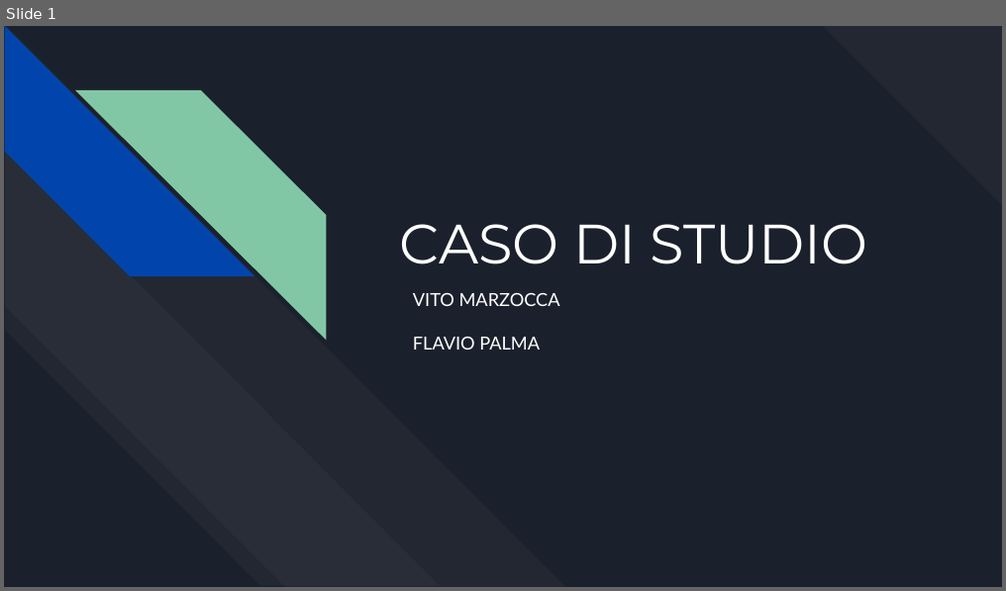
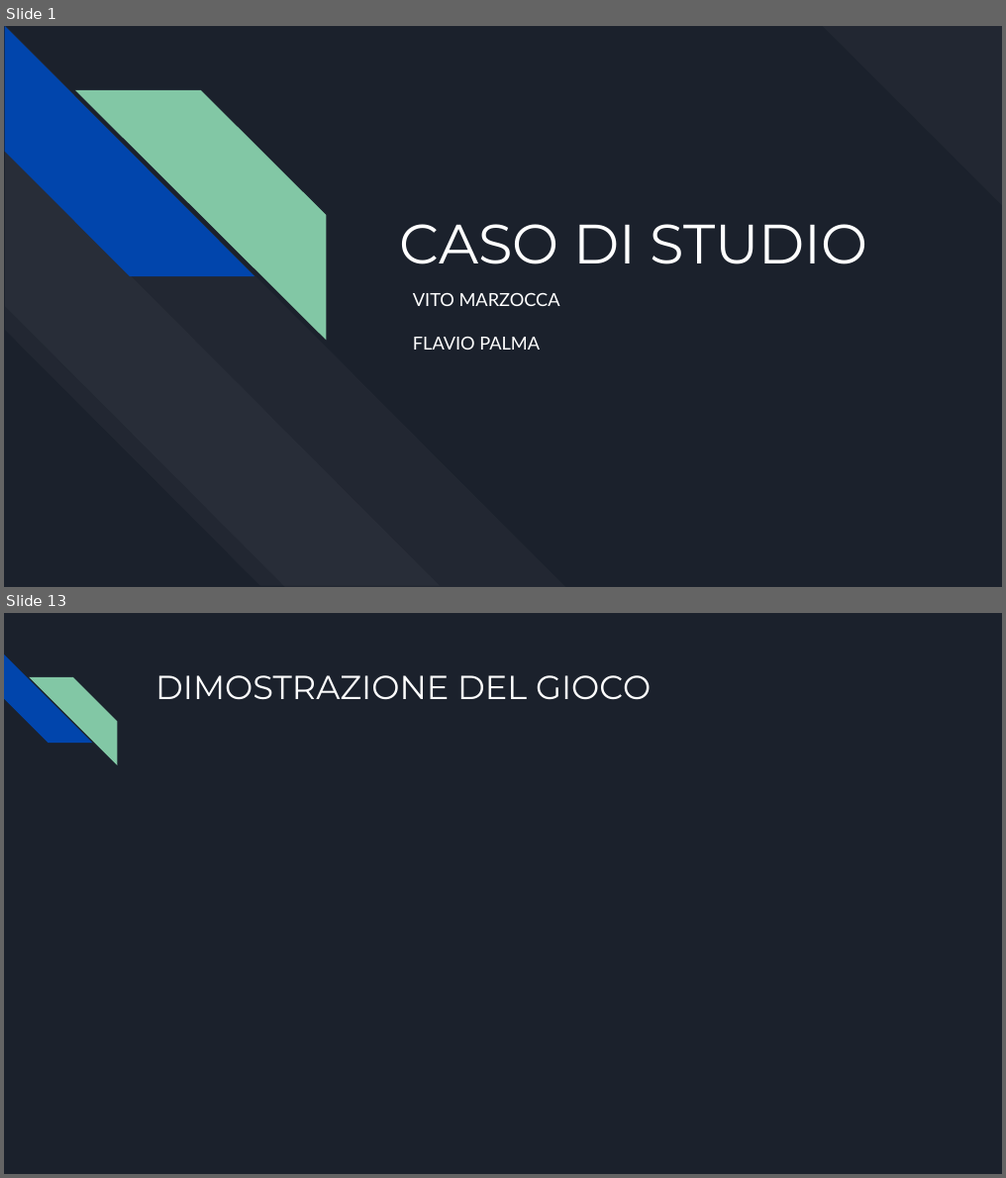
Before and after one commit to vitomarzocca/Esame-MAP, a slide deck: Presentazione senza titolo.pptx. Shown one above the other, each under a label of ours: slide 1 before the commit, slides 1 and 13 after it; the slides between them are not shown. The pictures are 1006x591 and 1006x1178 pixels, drawn with LibreOffice and Linux fonts; fonts in the diff are those of the drawing. Boxes give left, top, right and bottom in pixels: in the first picture for what was removed or moved away, otherwise in the second. Text is boxed around its words. In the diff, an @@ line names an element or a change of style, - is before the commit and + after.

```diff
--- a/Presentazione senza titolo.pptx
+++ b/Presentazione senza titolo.pptx
@@ slide 13 added at (4,613,1002,1174), background #1B212C @@
@@ diag stripe added at (4,655,92,743), fill #0145AC @@
@@ diag stripe added at (29,677,117,764), fill #82C7A5 @@
@@ title added at (155,675,650,700), 24 pt, text #FFFFFF @@
+DIMOSTRAZIONE DEL GIOCO
```
Also in this commit, not shown: 11 slides changed, 8 other slides added, 4 other files.
